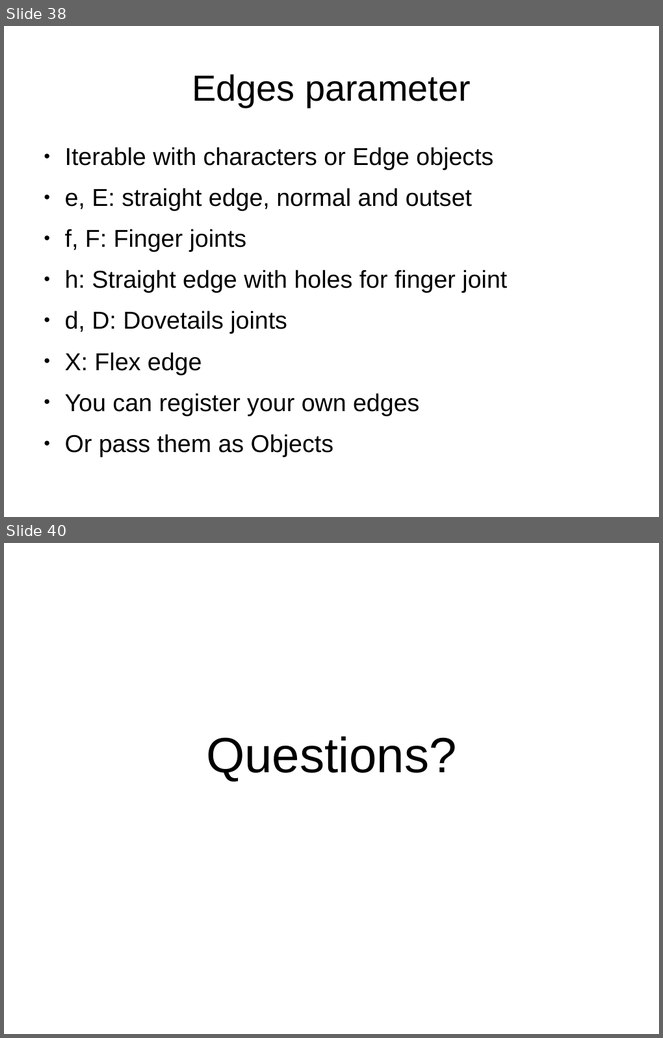
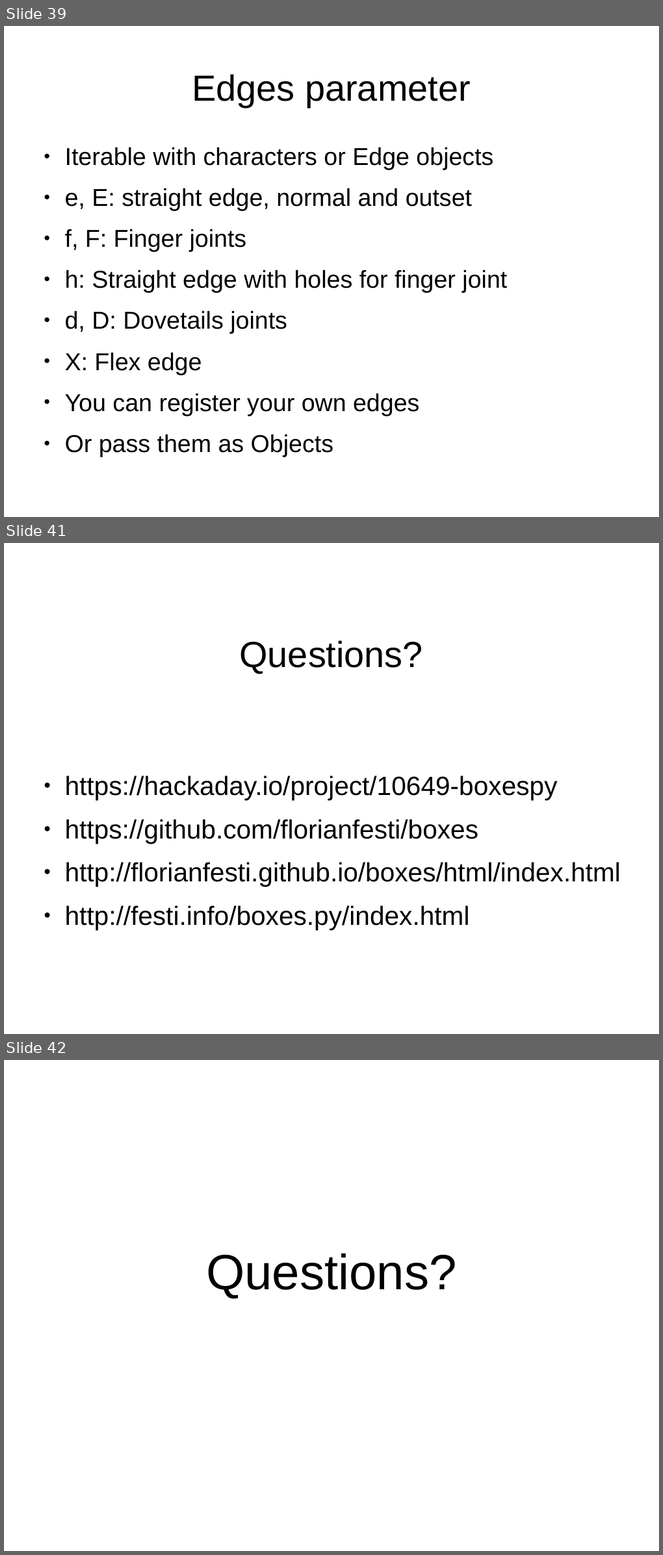
Before and after one commit to florianfesti/boxes, a slide deck: documentation/presentation.odp. Shown one above the other, each under a label of ours: slides 38 and 40 before the commit, slides 39, 41 and 42 after it; the slides between them are not shown. The pictures are 663x1038 and 663x1555 pixels, drawn with LibreOffice and Linux fonts; fonts in the diff are those of the drawing. Boxes give left, top, right and bottom in pixels: in the first picture for what was removed or moved away, otherwise in the second. Text is boxed around its words. In the diff, an @@ line names an element or a change of style, - is before the commit and + after.

```diff
--- a/documentation/presentation.odp
+++ b/documentation/presentation.odp
@@ slide 41 added at (x1=4, y1=543, x2=659, y2=1034), background #FFFFFF @@
@@ title added at (x1=239, y1=641, x2=423, y2=674), 44 pt, text #000000 @@
+Questions?
@@ text added at (x1=65, y1=776, x2=621, y2=930), 32 pt, text #000000 @@
+● https://hackaday.io/project/10649-boxespy
+● https://github.com/florianfesti/boxes
+● http://florianfesti.github.io/boxes/html/index.html
+● http://festi.info/boxes.py/index.html
@@ what was slide 38 is now slide 39 @@
@@ what was slide 40 is now slide 42 @@
```
Also in this commit, not shown: 6 slides changed, 1 other slide added.
